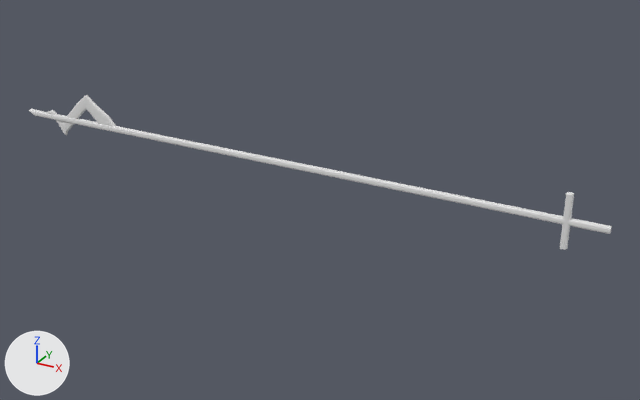
Two versions of the Blender file Assets/Models/EGO/religion/apostlescythe.blend, one commit apart.
The view is the same before and after, from a 50 mm lens placed at (5.25, -8.55, 3.9), pointed at (0.34, 0.37, -0.56). Arrows for +X, +Y and +Z are at lower left; the lights stay in place. Mesh edges are drawn as thin lines on the coarser meshes.
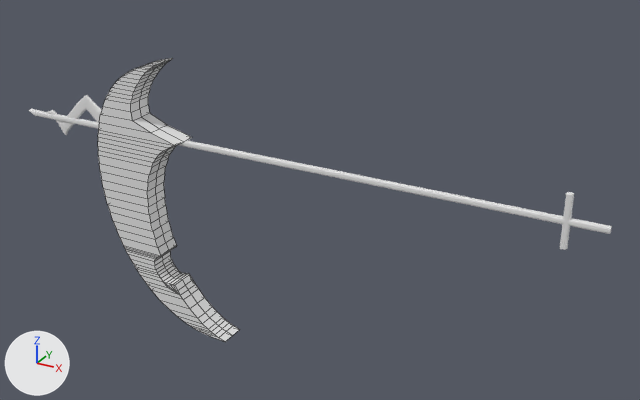
Boxes [x1, y1, x2, y2] around the edits, measured in the pictures (640 x 400 px):
```json
{"object": "Cube.003", "change": "added", "after": [98, 58, 240, 342]}
```

Scene script edits in JSON lines:
```json
{"op": "add", "block": "me_cube_007", "code": ["me_cube_007 = bpy.data.meshes.new('Cube.007')", "me_cube_007.from_pydata(...)  # 240 vertices, 184 faces; spans x -2.18..2.79, y -1.0..0.0, z -1.0..1.0"]}
{"op": "add", "block": "ob_cube_003", "code": ["ob_cube_003 = bpy.data.objects.new('Cube.003', me_cube_007)", "ob_cube_003.location = (-1.915, 0.0, -0.825)", "ob_cube_003.scale = (0.391, 0.176, 1.86)", "_m = ob_cube_003.modifiers.new('Mirror', 'MIRROR')", "_m.use_axis = (False, True, False)"]}
```
